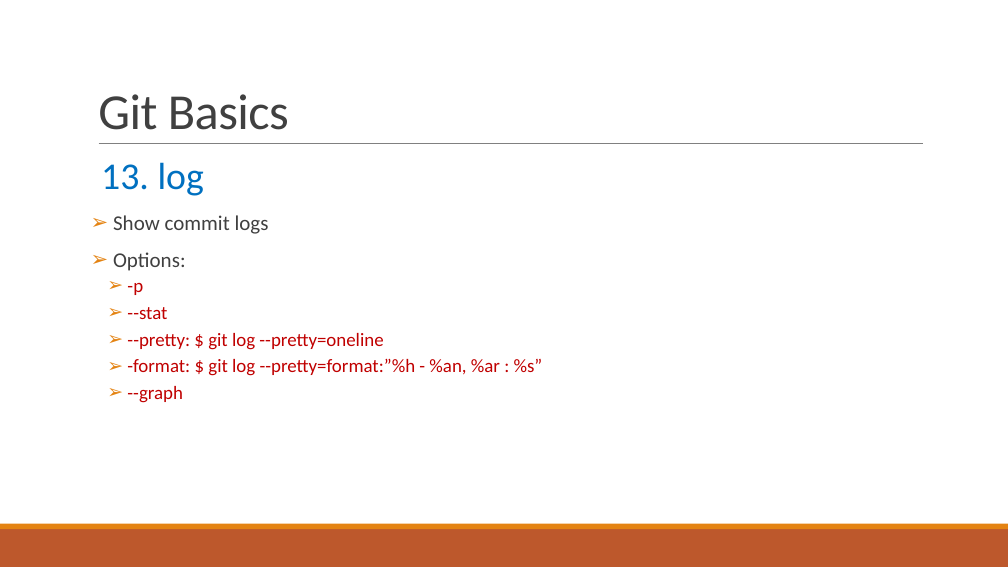
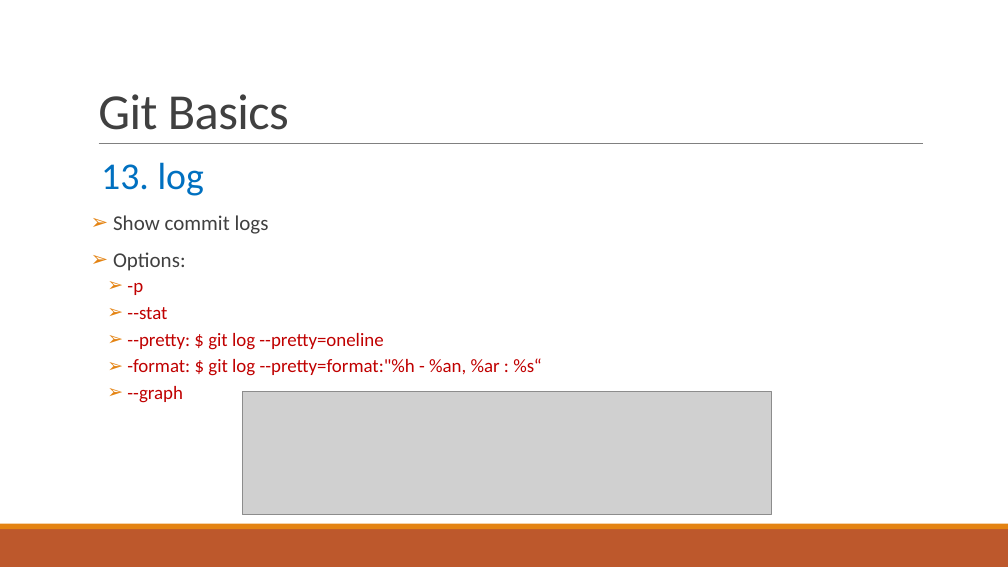
Before and after one commit to huyendinhkhanh/tim_hieu, a slide deck: slide 15 of Git.pptx. Drawn at 1008x567 pixels with LibreOffice and Linux fonts; fonts in the diff are those of the drawing; grey boxes stand for pictures. Boxes give left, top, right and bottom in pixels: in the first picture for what was removed or moved away, otherwise in the second. Text is boxed around its words. In the diff, an @@ line names an element or a change of style, - is before the commit and + after.

Commit message:
update Git.pptx - insert pictures

```diff
--- a/Git.pptx
+++ b/Git.pptx
@@ text at bbox=[127, 358, 542, 376]: text changed @@
-  ➢ -format: $ git log --pretty=format:”%h - %an, %ar : %s”
+  ➢ -format: $ git log --pretty=format:"%h - %an, %ar : %s“
@@ picture added at bbox=[242, 392, 771, 516] @@
```
Also in this commit, not shown: 13 other slides changed.
